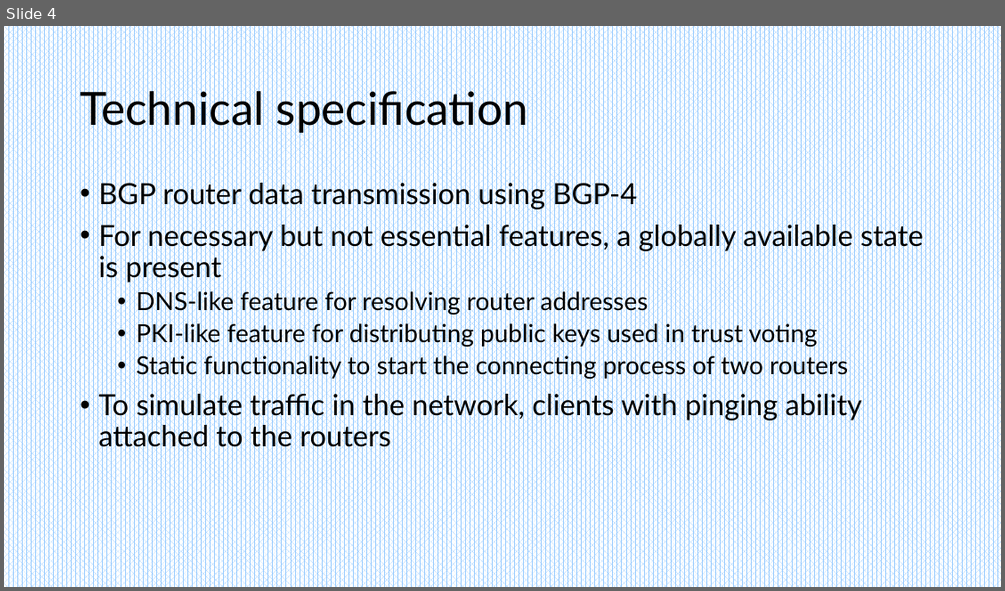
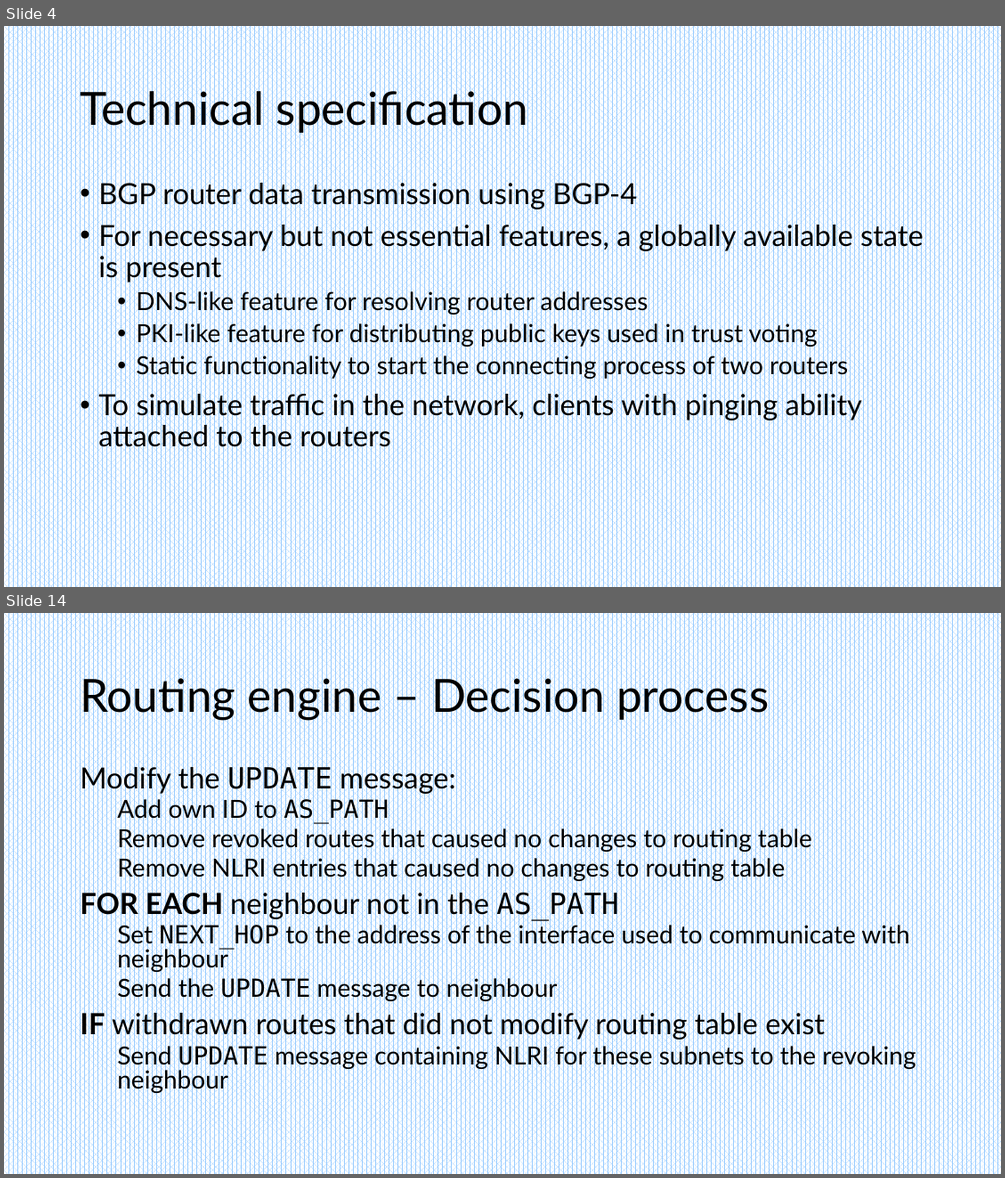
Before and after one commit to Nikheln/BGP-simulator, a slide deck: doc/BGP Simulator.pptx. Shown one above the other, each under a label of ours: slide 4 before the commit, slides 4 and 14 after it; the slides between them are not shown. The pictures are 1005x591 and 1005x1178 pixels, drawn with LibreOffice and Linux fonts; fonts in the diff are those of the drawing. Boxes give left, top, right and bottom in pixels: in the first picture for what was removed or moved away, otherwise in the second. Text is boxed around its words. In the diff, an @@ line names an element or a change of style, - is before the commit and + after.

```diff
--- a/doc/BGP Simulator.pptx
+++ b/doc/BGP Simulator.pptx
@@ slide 14 added at (4,613,1001,1174), background pattern #99CCFF on #FFFFFF @@
@@ title added at (80,672,769,720), 44 pt, text #000000 @@
+Routing engine – Decision process
@@ text added at (80,763,915,1093), 24 pt, text #000000 @@
+Modify the UPDATE message:
+  Add own ID to AS_PATH
+  Remove revoked routes that caused no changes to routing table
+  Remove NLRI entries that caused no changes to routing table
+FOR EACH neighbour not in the AS_PATH
+  Set NEXT_HOP to the address of the interface used to communicate with neighbour
+  Send the UPDATE message to neighbour
+IF withdrawn routes that did not modify routing table exist
+  Send UPDATE message containing NLRI for these subnets to the revoking neighbour
```
Also in this commit, not shown: 2 slides changed, 9 other slides added.
